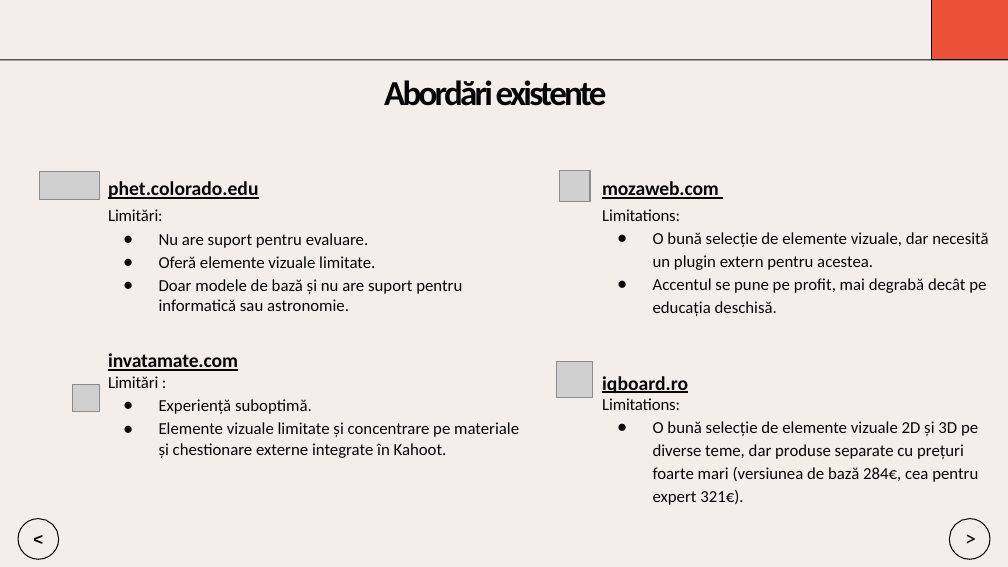
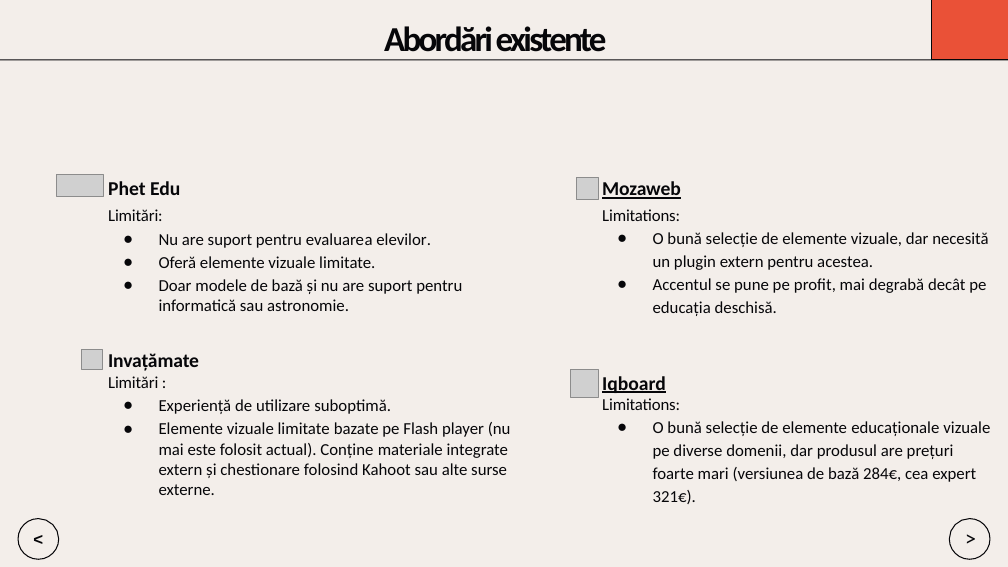
Before and after one commit to Dragomir1401/VisioScience-3D, a slide deck: slide 3 of Roadmap/scss/Prezentare_Final_Dragomir_Andrei.pptx. Drawn at 1008x567 pixels with LibreOffice and Linux fonts; fonts in the diff are those of the drawing; grey boxes stand for pictures. Boxes give left, top, right and bottom in pixels: in the first picture for what was removed or moved away, otherwise in the second. Text is boxed around its words. In the diff, an @@ line names an element or a change of style, - is before the commit and + after.

```diff
--- a/Roadmap/scss/Prezentare_Final_Dragomir_Andrei.pptx
+++ b/Roadmap/scss/Prezentare_Final_Dragomir_Andrei.pptx
@@ title "Abordări existente" rewrapped from bbox=[384, 80, 607, 106] to bbox=[384, 26, 607, 60] @@
@@ picture: place and size @@
-picture at bbox=[39, 171, 100, 200]
+picture at bbox=[56, 174, 103, 197]
@@ picture: place and size @@
-picture at bbox=[559, 170, 591, 202]
+picture at bbox=[577, 178, 599, 201]
@@ text at bbox=[108, 181, 180, 195]: text changed @@
-phet.colorado.edu
+Phet Edu
@@ text at bbox=[602, 181, 681, 199]: text changed @@
-mozaweb.com
+Mozaweb
@@ text at bbox=[159, 233, 431, 248]: text changed @@
-● Nu are suport pentru evaluare.
+● Nu are suport pentru evaluarea elevilor.
@@ picture: place and size @@
-picture at bbox=[73, 385, 100, 412]
+picture at bbox=[82, 349, 102, 369]
@@ text at bbox=[108, 353, 199, 371]: text changed @@
-invatamate.com
+Invațămate
@@ picture: place and size @@
-picture at bbox=[556, 362, 592, 397]
+picture at bbox=[571, 369, 599, 397]
@@ text at bbox=[602, 376, 666, 393]: text changed @@
-iqboard.ro
+Iqboard
@@ text at bbox=[159, 399, 511, 495]: text changed @@
-● Experiență suboptimă.
-● Elemente vizuale limitate și concentrare pe materiale și chestionare externe integrate în Kahoot.
+● Experiență de utilizare suboptimă.
+● Elemente vizuale limitate bazate pe Flash player (nu mai este folosit actual). Conține materiale integrate extern și chestionare folosind Kahoot sau alte surse externe.
@@ text at bbox=[653, 421, 990, 504]: text changed @@
-  ● O bună selecție de elemente vizuale 2D și 3D pe diverse teme, dar produse separate cu prețuri foarte mari (versiunea de bază 284€, cea pentru expert 321€).
+  ● O bună selecție de elemente educaționale vizuale pe diverse domenii, dar produsul are prețuri foarte mari (versiunea de bază 284€, cea expert 321€).
```
Also in this commit, not shown: 10 other slides changed, 5 slides added, 4 slides removed, 4 other files.
